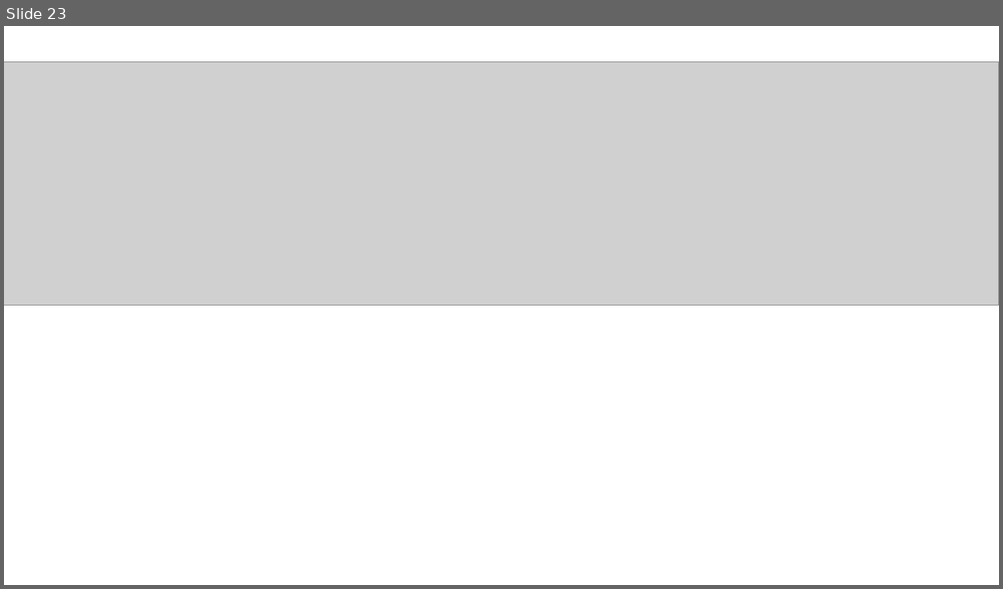
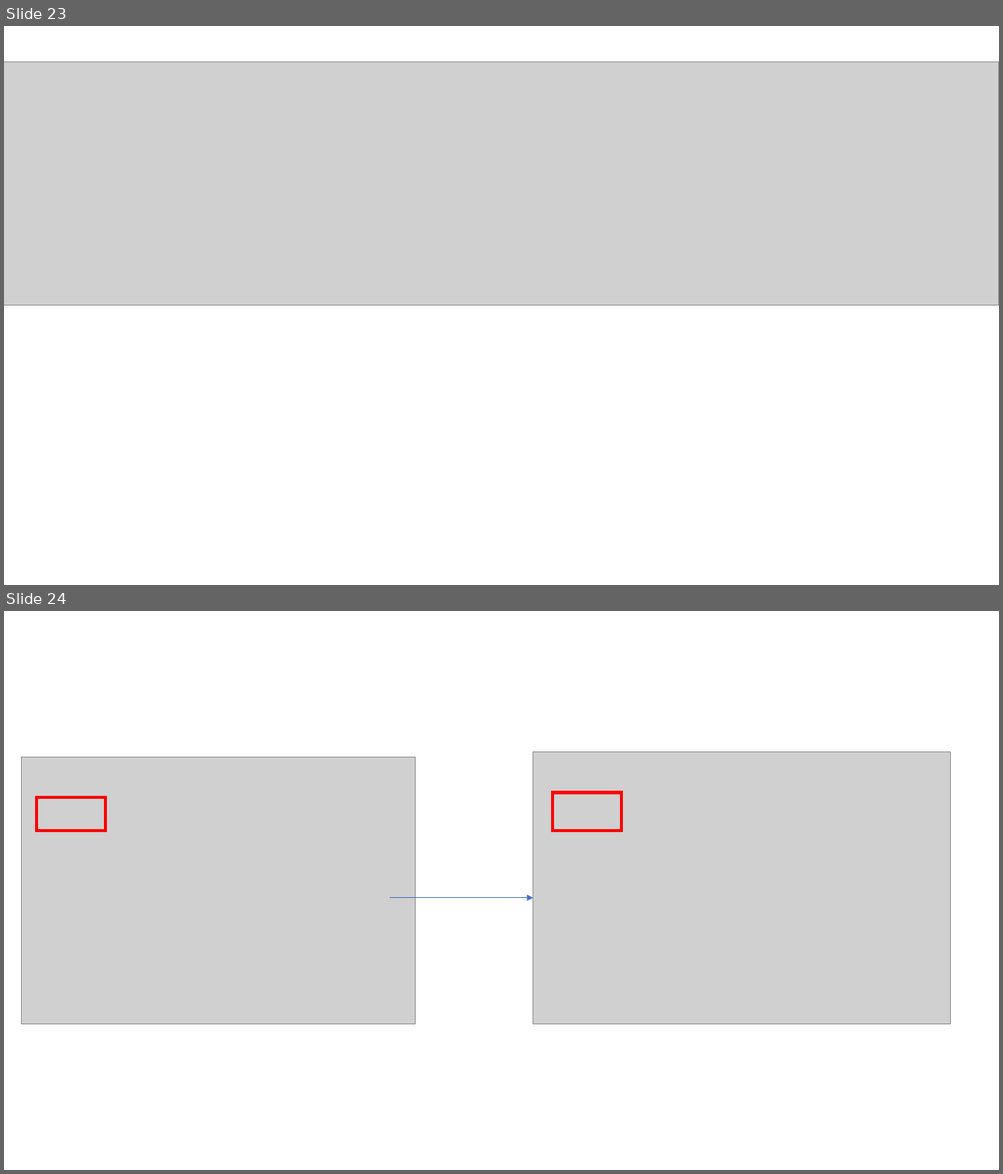
Before and after one commit to StanislawMaciejewski/Chip_controller, a slide deck: Chip_controller.pptx. Shown one above the other, each under a label of ours: slide 23 before the commit, slides 23 and 24 after it. The pictures are 1003x589 and 1003x1174 pixels, drawn with LibreOffice and Linux fonts; fonts in the diff are those of the drawing; grey boxes stand for pictures. Boxes give left, top, right and bottom in pixels: in the first picture for what was removed or moved away, otherwise in the second. Text is boxed around its words. In the diff, an @@ line names an element or a change of style, - is before the commit and + after.

```diff
--- a/Chip_controller.pptx
+++ b/Chip_controller.pptx
@@ slide 24 added at (x1=4, y1=611, x2=999, y2=1170), background #FFFFFF @@
@@ picture added at (x1=21, y1=758, x2=415, y2=1025) @@
@@ picture added at (x1=533, y1=752, x2=950, y2=1025) @@
@@ rectangle added at (x1=37, y1=797, x2=105, y2=831), outline #FF0000 3 pt @@
@@ rectangle added at (x1=552, y1=793, x2=621, y2=831), outline #FF0000 3 pt @@
@@ arrow added from (390, 898) to (533, 898), #4472C4 0.5 pt @@
```
Also in this commit, not shown: 1 other slide added, 3 other files.
